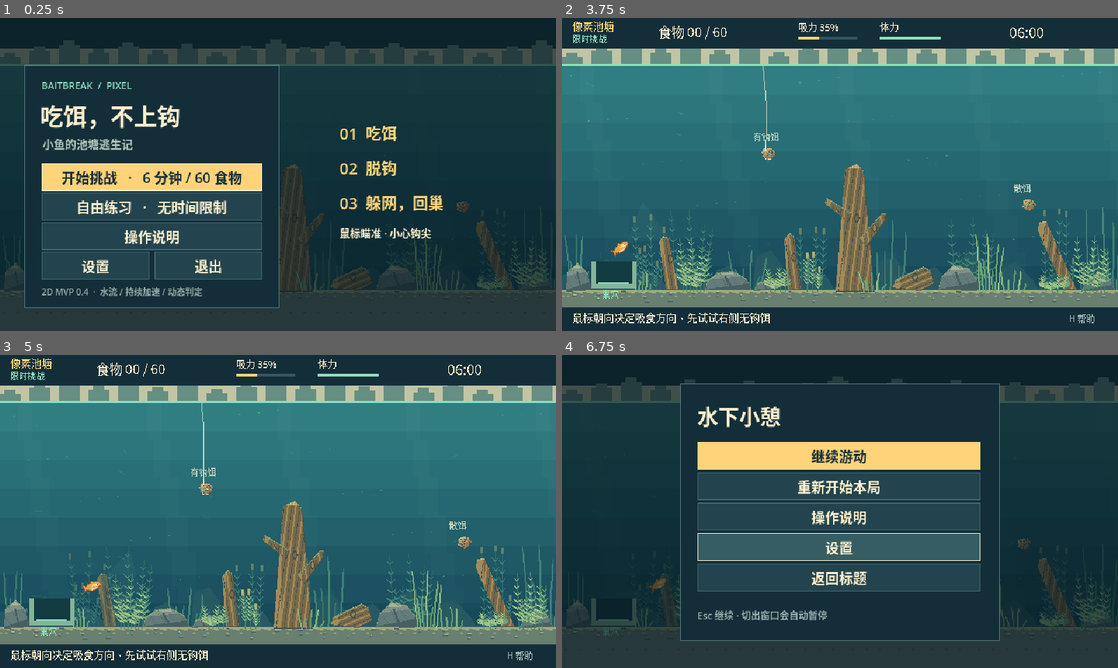
Above: before the commit, frames 1-4 (two rows, left to right).
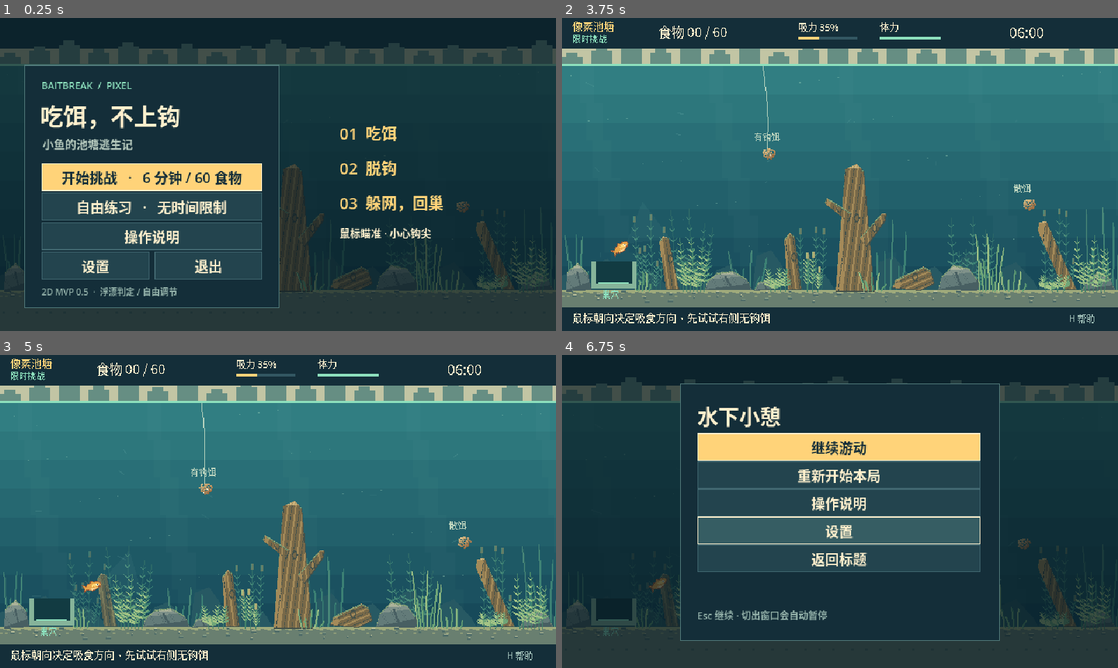
Above: after the commit, the same moments.

Repository: lljh2777-cyber/BaitbreakPixel
Game: Godot game, scene res://scenes/main.tscn
The game is run twice, just before and just after one commit, with the same random seed, the same clock (stepped at 60 frames per second) and the same inputs.
Inputs (mouse positions are in pixels of both pictures, inside the frame that each line leads up to):
- Up to frame 1 (0.25 s): no input
- Up to frame 2 (3.75 s): click "操作说明" at 0.5 s; click "明白了" at 1.25 s; click "设置" at 2 s; click "保存并返回" at 2.75 s; click "开始挑战 · 6 分钟 / 60 食物" at 3.5 s
- Up to frame 3 (5 s): tap Enter at 4.25 s; move the mouse to (400, 495) at 4.27 s; hold D (right) from 4.28 s (still down); tap E (use) at 4.35 s; click (400, 495) at 4.42 s; tap Space (wrap) at 4.55 s
- Up to frame 4 (6.75 s): release D (right) at 5 s; drag from (728, 527) to (812, 574) at 5.02 s; move the mouse to (895, 442) at 5.77 s; hold D (right) 5.78-6.5 s; tap H at 5.85 s; tap E (use) at 6.05 s; tap Space (wrap) at 6.5 s; drag from (812, 574) to (673, 464) at 6.52 s

The runs differ from the first frame. In frame 1, 0.3% of the frame differs, in the area x 15-37%, y 85-89%; in frame 2, 0.2%; in frame 3, less than 0.1%; in frame 4, 12%, in the area x 24-76%, y 24-76%.

Commit message:
recover: v0.5 from archived release
Recovered release snapshot, not an original development commit.
PCK SHA-256: b996b9e4e13439e53570c9537c925c9fe90a28419911c41d3ae930c63df34afd
See README.md and RECOVERY-MANIFEST.json for reconstruction limits.

Diff:
--- a/RECOVERY-MANIFEST.json
+++ b/RECOVERY-MANIFEST.json
@@ -1,15 +1,16 @@
 {
-  "version": "0.4",
-  "pack_sha256": "23630af4e26f05a66208a710ccdd007c356436e80961e6a798b58dfc851a5546",
+  "version": "0.5",
+  "pack_sha256": "b996b9e4e13439e53570c9537c925c9fe90a28419911c41d3ae930c63df34afd",
   "script_sha256": {
-    "scripts/menu.gd": "ba27538f46707a65379561e8f1413e1a75ea303e17901c8547f67d27efbc2659",
+    "scripts/hook_gauge.gd": "4fe42c7690fa40f42e970af97eb26915793ec166c01b06da3ea21eb1fb692593",
+    "scripts/menu.gd": "a494174221b5fe1984c9cef9d16dbfcb0dd7a72024e5b3dc9a0bb0063c6623ed",
     "scripts/pixel_art.gd": "888fc105bd231fcbd7cee637cb515d3aa254aebf23af05a6730c974f21eb5c4a",
-    "scripts/pond.gd": "fde26de4a6322752cec139f5b9a8be34184d4d0b66ac64d36a644bb8725e05ff",
+    "scripts/pond.gd": "7a126bded6c22b2b65a20ad1d51b818ee27f054b41650bf7399777f375e53157",
     "scripts/pond_layout.gd": "516f4fbbead3281ebc09e921fbebc77917c1e611a698a217a5b083f14c7678fe",
-    "scripts/pond_view.gd": "8d9006921cf4b44013c8f0e2283b3f8bb876ef8251d479f7b4574d5b06196205",
+    "scripts/pond_view.gd": "22b3b25a3b233b8f8fc235c7dad306a3d41b2d6ca31111ef492027a41d7c20be",
     "scripts/rope.gd": "2e30152e65b00f39fe25324b992afd39925acfadd80b64dce385df865d69fe42",
     "scripts/sound.gd": "a5a65eaa6ea8b54bde98e5733a198867e85b1dcbbca6640b4a98f0907656fc3e"
   },
   "decoded_texture_sha256": {},
-  "exported_resources": 12
+  "exported_resources": 13
 }
--- a/project.godot
+++ b/project.godot
@@ -11,7 +11,7 @@
 [application]
 
 config/name="吃饵，不上钩 · 像素池塘"
-config/version="0.4"
+config/version="0.5"
 run/main_scene="res://scenes/main.tscn"
 config/use_custom_user_dir=true
 config/custom_user_dir_name="BaitbreakPixel"
--- /dev/null
+++ b/scripts/hook_gauge.gd
@@ -0,0 +1,74 @@
+extends RefCounted
+
+const Art = preload("res://scripts/pixel_art.gd")
+const CENTER := Vector2(86,108)
+const START := -PI/9.0
+const SWEEP := PI*318.0/180.0
+
+# The float travels from the barb around the hook body to the eye.
+static func point(progress: float, radius: float = 49.0) -> Vector2:
+	return CENTER+Vector2.from_angle(START+clampf(progress,0,1)*SWEEP)*radius
+
+static func section(start: float, finish: float, radius: float = 49.0) -> PackedVector2Array:
+	var path := PackedVector2Array()
+	var count := maxi(2,ceili(absf(finish-start)*180))
+	for index in range(count+1): path.append(point(lerpf(start,finish,index/float(count)),radius).round())
+	return path
+
+static func metal_texture() -> Texture2D:
+	var canvas := Image.create(176,177,false,Image.FORMAT_RGBA8)
+	canvas.fill(Color.TRANSPARENT)
+	# Rasterized metal bands keep the stepped silhouette crisp at integer zoom.
+	for y in range(45,172):
+		for x in range(18,153):
+			var local := Vector2(x,y)-CENTER
+			var angle := fposmod(local.angle()-START,TAU)
+			var band := local.length()-54.0
+			if angle>SWEEP or absf(band)>8: continue
+			var color := Color("07131e")
+			if absf(band)<6:
+				color=Color("354652")
+				if band>2: color=Color("a3adb0")
+				elif band>-1: color=Color("63717d")
+				elif band>-4: color=Color("414f5e")
+				if band>3 and band<5: color=Color("e5e3d8")
+				if band < -4.5: color=Color("99a3a9")
+				if local.x>30 and local.y<10: color=color.darkened(0.18)
+			canvas.set_pixel(x,y,color)
+	# Shank and eye sit above the open end, with a broad bevel joining the body.
+	Art.paint_polygon(canvas,PackedVector2Array([Vector2(106,42),Vector2(118,42),Vector2(118,83),Vector2(107,77),Vector2(96,64),Vector2(107,54)]),Color("07131e"))
+	Art.paint_polygon(canvas,PackedVector2Array([Vector2(109,43),Vector2(115,43),Vector2(115,78),Vector2(107,72),Vector2(100,63),Vector2(110,57)]),Color("72818a"))
+	Art.paint_polygon(canvas,PackedVector2Array([Vector2(109,44),Vector2(112,44),Vector2(112,70),Vector2(103,63),Vector2(109,59)]),Color("d6d7ce"))
+	for y in range(26,51):
+		for x in range(101,125):
+			var radius := (Vector2(x-113,y-38)/Vector2(9,11)).length()
+			if radius>1.13 or radius<0.46: continue
+			var color := Color("09151f")
+			if radius<0.96 and radius>0.56: color=Color("c9ced0") if x<114 else Color("6a7782")
+			if y<32 and radius<0.93: color=Color("f3f0df")
+			canvas.set_pixel(x,y,color)
+	# Sharp point and inward-facing barb at the other end of the hook.
+	Art.paint_polygon(canvas,PackedVector2Array([Vector2(127,70),Vector2(147,94),Vector2(143,109),Vector2(123,116),Vector2(133,99)]),Color("07131e"))
+	Art.paint_polygon(canvas,PackedVector2Array([Vector2(130,76),Vector2(143,95),Vector2(140,105),Vector2(128,111),Vector2(137,98)]),Color("939b9e"))
+	Art.paint_polygon(canvas,PackedVector2Array([Vector2(130,76),Vector2(139,94),Vector2(138,101),Vector2(134,104),Vector2(136,95)]),Color("f4e8cc"))
+	return ImageTexture.create_from_image(canvas)
+
+static func bobber_texture() -> Texture2D:
+	return Art.sprite([
+		"........dd.......",
+		"........dsd......",
+		".......dwsd......",
+		".....ddddddd.....",
+		"....drrrrrrrd....",
+		"...drhwwrrrrrd...",
+		"..drrhwwrrrrrrd..",
+		"..drrrrrrrrrrrd..",
+		"..drrrrrrrrrrrd..",
+		"..drrrrrrrrrrsd..",
+		"..dwwwrrrrrsssd..",
+		"..dwwwwwwssssd..",
+		"...dwwwwwbbbdd...",
+		"....dwwbbbbdd....",
+		".....ddddddd.....",
+		".......ddd......."],
+		{"d":"081521","r":"e74035","h":"ff8263","w":"fff9e7","s":"a22b32","b":"91c3d9"})
--- a/scripts/menu.gd
+++ b/scripts/menu.gd
@@ -30,7 +30,8 @@
 	return result
 
 func open(which: String) -> void:
-	if which in ["help","settings"] and not screen in ["help","settings"]:
+	if which=="practice" and game.challenge: return
+	if which in ["help","settings","practice"] and (not visible or not screen in ["help","settings","practice"]):
 		previous = screen if visible else "pause"
 	screen = which
 	game.paused = true
@@ -56,6 +57,7 @@
 		"pause": _pause(frame)
 		"help": _help(frame)
 		"settings": _settings(frame)
+		"practice": _practice(frame)
 		"result": _result(frame)
 	if first_button: first_button.grab_focus()
 
@@ -101,7 +103,7 @@
 	button(frame,"设置",215,func(): open("settings"),false,124)
 	var quit := button(frame,"退出",215,func(): get_tree().quit(),false,124)
 	quit.position.x = 150
-	text(frame,"2D MVP 0.4  ·  水流 / 持续加速 / 动态判定",Vector2(20,253),10,Color("91afa7"))
+	text(frame,"2D MVP 0.5  ·  浮漂判定 / 自由调节",Vector2(20,253),10,Color("91afa7"))
 	text(content,"01  吃饵",Vector2(391,119),18,GOLD)
 	text(content,"02  脱钩",Vector2(391,159),18,GOLD)
 	text(content,"03  躲网，回巢",Vector2(391,199),18,GOLD)
@@ -109,11 +111,15 @@
 
 func _pause(frame: Control) -> void:
 	text(frame,"水下小憩",Vector2(20,19),24)
-	button(frame,"继续游动",67,close,true)
-	button(frame,"重新开始本局",102,func(): game.reset(game.challenge))
-	button(frame,"操作说明",137,func(): open("help"))
-	button(frame,"设置",172,func(): open("settings"))
-	button(frame,"返回标题",207,func(): open("title"))
+	button(frame,"继续游动",57,close,true)
+	button(frame,"重新开始本局",89,func(): game.reset(game.challenge))
+	var offset := 0
+	if not game.challenge:
+		button(frame,"练习调节   ·   收放线",121,func(): open("practice"))
+		offset=32
+	button(frame,"操作说明",121+offset,func(): open("help"))
+	button(frame,"设置",153+offset,func(): open("settings"))
+	button(frame,"返回标题",185+offset,func(): open("title"))
 	text(frame,"Esc 继续 · 切出窗口会自动暂停",Vector2(20,258),11,Color("91afa7"))
 
 func _help(frame: Control) -> void:
@@ -122,10 +128,10 @@
 		"WASD / 方向键 游动 · 鼠标决定朝向",
 		"左键吸食 · 滚轮调吸力 · Q 慢游",
 		"长按 Shift 加速耗体力 · 草木石可穿行",
-		"钩尖入口：白色判定区内按 E 吐钩",
-		"上钩后接触掩体：空格开始，白区再按空格",
+		"钩尖入口：浮漂到绿色判定区时按 E",
+		"上钩接触掩体：空格开始，绿区再按空格",
 		"成功自动缠一圈，再保持松线按 E 脱钩",
-		"持续拉紧 3 秒也能断线；Ctrl 不再用于升降",
+		"持续拉紧 3 秒断线 · 练习 F2 调收放线",
 		"红光提示抄网方向，离开红框避开网口",
 		"吃够食物后回左下巢穴，按 E 停留 2 秒",
 		"R 重开 · Esc 暂停 · F11 全屏 · 练习 N 试网"
@@ -153,6 +159,43 @@
 	text(frame,"画面按整数倍缩放，保留清晰像素。",Vector2(20,201),12,Color("91afa7"))
 	button(frame,"保存并返回",251,func(): game.save_profile(); open(previous),true)
 
+func _practice(frame: Control) -> void:
+	text(frame,"练习 · 收放线调节",Vector2(20,17),22)
+	text(frame,"只影响自由练习，调整后继续当前这局。",Vector2(20,52),12,Color("91afa7"))
+	var sensitivity_label := text(frame,"灵敏度 %d%%" % roundi(game.practice_line_sensitivity*100),Vector2(20,78),15,GOLD)
+	var sensitivity := HSlider.new()
+	sensitivity.name="LineSensitivity"
+	sensitivity.min_value=25
+	sensitivity.max_value=250
+	sensitivity.step=5
+	sensitivity.value=game.practice_line_sensitivity*100
+	sensitivity.position=Vector2(20,106)
+	sensitivity.size=Vector2(326,17)
+	frame.add_child(sensitivity)
+	text(frame,"越高，张力变化后响应越快。",Vector2(20,126),11,CREAM)
+	var force_label := text(frame,"力度 %d%%" % roundi(game.practice_line_force*100),Vector2(20,153),15,GOLD)
+	var force := HSlider.new()
+	force.name="LineForce"
+	force.min_value=0
+	force.max_value=250
+	force.step=10
+	force.value=game.practice_line_force*100
+	force.position=Vector2(20,181)
+	force.size=Vector2(326,17)
+	frame.add_child(force)
+	text(frame,"越高，收放线越快；0% 关闭自动收放线。",Vector2(20,201),11,CREAM)
+	sensitivity.value_changed.connect(func(value: float):
+		game.set_practice_line_tuning(value/100,game.practice_line_force)
+		sensitivity_label.text="灵敏度 %d%%" % roundi(value)
+	)
+	force.value_changed.connect(func(value: float):
+		game.set_practice_line_tuning(game.practice_line_sensitivity,value/100)
+		force_label.text="力度 %d%%" % roundi(value)
+	)
+	button(frame,"恢复默认",251,func(): sensitivity.value=100; force.value=100,false,100)
+	var back := button(frame,"保存并返回",251,func(): game.save_profile(); open(previous),true,216)
+	back.position.x=130
+
 func _result(frame: Control) -> void:
 	text(frame,"安全回巢" if game.won else "这次没能逃掉",Vector2(20,18),25,GOLD if game.won else Color("f58375"))
 	var why := "带着食物回家，池塘又安静了。"
@@ -169,8 +212,8 @@
 func _input(event: InputEvent) -> void:
 	if not visible or not event is InputEventKey or not event.pressed or event.echo: return
 	if event.physical_keycode == KEY_ESCAPE:
-		if screen in ["help","settings"]:
-			if screen == "settings": game.save_profile()
+		if screen in ["help","settings","practice"]:
+			if screen in ["settings","practice"]: game.save_profile()
 			open(previous)
 		elif screen == "pause": close()
 		get_viewport().set_input_as_handled()
--- a/scripts/pond.gd
+++ b/scripts/pond.gd
@@ -10,6 +10,8 @@
 const TARGET := 60.0
 const TIME_LIMIT := 360.0
 const SOLIDS: Array = Layout.SOLIDS
+const HOOK_SCALE := 0.70
+const BITE_RADIUS := 7.0
 
 var fish := Vector2(66, 265)
 var velocity := Vector2.ZERO
@@ -30,6 +32,8 @@
 var rope_length := 0.0
 var tension := 0.0
 var reel_speed := 0.0
+var practice_line_sensitivity := 1.0
+var practice_line_force := 1.0
 var latched := false
 var high_age := 0.0
 var low_age := 0.0
@@ -120,7 +124,7 @@
 	for argument in OS.get_cmdline_user_args():
 		if argument.begins_with("--capture-") and not argument.begins_with("--capture-output="):
 			capture_mode = argument.trim_prefix("--capture-")
-	print("PIXEL_READY | side-view | 640x360 | v0.4")
+	print("PIXEL_READY | side-view | 640x360 | v0.5")
 
 func _register_inputs() -> void:
 	var mapping := {"left":[KEY_A, KEY_LEFT], "right":[KEY_D, KEY_RIGHT], "up":[KEY_W, KEY_UP], "down":[KEY_S, KEY_DOWN], "dash":[KEY_SHIFT], "use":[KEY_E], "slow":[KEY_Q], "wrap":[KEY_SPACE]}
@@ -139,6 +143,7 @@
 		fullscreen = bool(file.get_value("settings", "fullscreen", false))
 		best_score = maxf(0, float(file.get_value("record", "best", 0)))
 		wins = maxi(0, int(file.get_value("record", "wins", 0)))
+		set_practice_line_tuning(float(file.get_value("practice", "line_sensitivity", 1.0)),float(file.get_value("practice", "line_force", 1.0)))
 
 func save_profile() -> void:
 	var file := ConfigFile.new()
@@ -146,7 +151,17 @@
 	file.set_value("settings", "fullscreen", fullscreen)
 	file.set_value("record", "best", best_score)
 	file.set_value("record", "wins", wins)
+	file.set_value("practice", "line_sensitivity", practice_line_sensitivity)
+	file.set_value("practice", "line_force", practice_line_force)
 	save_error = file.save(save_path)
+
+func set_practice_line_tuning(sensitivity: float, force: float) -> void:
+	practice_line_sensitivity = clampf(sensitivity,0.25,2.5) if is_finite(sensitivity) else 1.0
+	practice_line_force = clampf(force,0,2.5) if is_finite(force) else 1.0
+	reel_speed = 0
+
+func line_tuning() -> Vector2:
+	return Vector2.ONE if challenge else Vector2(practice_line_sensitivity,practice_line_force)
 
 func apply_settings() -> void:
 	AudioServer.set_bus_mute(0, volume <= 0.001)
@@ -241,7 +256,7 @@
 	return mouth() if bound_bait == index and hooked != HookState.FREE else Vector2(baits[index].pos) + Vector2(2, 1).rotated(baits[index].angle)
 
 func hook_point(index: int, local: Vector2) -> Vector2:
-	return _tip(index)+local.rotated(baits[index].angle)
+	return _tip(index)+(local*HOOK_SCALE).rotated(baits[index].angle)
 
 func water_offset(point: Vector2) -> Vector2:
 	return Vector2(sin(elapsed*0.75+point.y*0.007)*5+sin(elapsed*1.25+point.x*0.005),sin(elapsed*0.95+point.x*0.008)*2.5)*water_strength
@@ -307,7 +322,7 @@
 	qte = kind
 	qte_age = 0
 	qte_zone = rng.randf_range(0.57,0.65)
-	qte_origin = Vector2(468,92) if fish.x<320 else Vector2(12,92)
+	qte_origin = Vector2(452,83) if fish.x<320 else Vector2(12,83)
 	qte_result_age = 0
 
 func _finish_qte_visual(good: bool, message: String = "") -> void:
@@ -449,13 +464,13 @@
 		var target: Vector2 = bait.home + water_offset(bait.home)
 		bait.angle = sin(elapsed*0.75+bait.home.y*0.007)*0.16*water_strength
 		if bait.hook and not bait.removed and bound_bait != index and sucking:
-			var gain := strength(_tip(index)) * power * power
-			target += (mouth() - target).normalized() * gain * 16
-		bait.pos = Vector2(bait.pos).move_toward(target, delta * 28)
+			var gain := strength(_tip(index)) * power
+			target = target.move_toward(mouth(),gain*26)
+		bait.pos = Vector2(bait.pos).move_toward(target, delta * 44)
 		if bait.hook and not bait.removed and hooked == HookState.FREE and hook_cooldown <= 0 and not net_blocks_hooks():
 			var relative := _tip(index) - mouth() - aim * 3
 			var before := old_tip - old_mouth - aim * 3
-			if _segment_distance(before, relative, Vector2.ZERO) < 5:
+			if _segment_distance(before, relative, Vector2.ZERO) < BITE_RADIUS:
 				_enter_hook(index)
 				sucking = false
 	var layer := 3
@@ -546,9 +561,10 @@
 	var available := fish_line_length if latched else rope_length
 	var raw_tension := base+(length_now-available)/32
 	var error := raw_tension-0.50
-	var desired_speed := clampf(error*36,-12,16) if absf(error)>0.06 else 0.0
+	var tuning := line_tuning()
+	var desired_speed := clampf(error*36*tuning.x,-12*tuning.y,16*tuning.y) if absf(error)>0.06 else 0.0
 	# Responsive spool, with finite speed. A coil slows transmission to the fish end.
-	reel_speed = move_toward(reel_speed,desired_speed,delta*60)
+	reel_speed = move_toward(reel_speed,desired_speed,delta*60*tuning.x*maxf(1,tuning.y)) if tuning.y>0 else 0.0
 	if animating:
 		reel_speed = 0
 	else:
@@ -729,14 +745,14 @@
 	print("PIXEL_RESULT | success=", success, " | score=", score, " | seconds=", clock, " | reason=", why)
 
 func hint() -> String:
-	if hooked == HookState.MOUTH: return "暂时不能移动 · 白区内按 E 吐钩"
+	if hooked == HookState.MOUTH: return "暂时不能移动 · 浮漂进入绿区时按 E"
 	if hooked == HookState.HOOKED:
-		if qte=="wrap": return "缠线判定 · 白区内再按一次空格"
+		if qte=="wrap": return "缠线判定 · 浮漂进入绿区时按空格"
 		if winding(): return "正在自动缠绕一圈……"
-		if qte == "slack": return "保持松线，同时在白区按 E"
+		if qte == "slack": return "保持松线，同时在绿区按 E"
 		if contact_target>=0 and wrap_retry<=0: return "接触%s · 按空格开始缠线判定" % targets[contact_target].name
 		if high_age > 0: return "持续拉紧 %.1f / 3.0 秒可断线" % high_age
-		if latched: return "已缠线 · 靠近线圈保持低张力，圆环白区按 E"
+		if latched: return "已缠线 · 靠近线圈保持低张力，浮漂到绿区按 E"
 		return "游入水草、木枝或石头 · 空格缠线；也可持续拉紧断线"
 	if net_state == "prepare": return "钓鱼者正收竿，准备抄网……"
 	if net_state in ["warning", "sweep"]: return "红光是抄网来向 · 游离红框，或升降躲避"
@@ -755,6 +771,8 @@
 		match event.physical_keycode:
 			KEY_ESCAPE: paused = true; menu.open("pause")
 			KEY_H: paused = true; menu.open("help")
+			KEY_F2:
+				if not challenge: menu.open("practice")
 			KEY_R: reset(challenge)
 			KEY_N:
 				if not challenge: request_net()
--- a/scripts/pond_view.gd
+++ b/scripts/pond_view.gd
@@ -2,6 +2,7 @@
 
 const Art = preload("res://scripts/pixel_art.gd")
 const Layout = preload("res://scripts/pond_layout.gd")
+const Gauge = preload("res://scripts/hook_gauge.gd")
 const INK := Color("142e39")
 const CREAM := Color("fff0cd")
 const MINT := Color("8de0bd")
@@ -9,12 +10,16 @@
 const RED := Color("f58375")
 var game: Node2D
 var fish_texture: Texture2D
+var gauge_texture: Texture2D
+var bobber_texture: Texture2D
 var font: SystemFont
 var props: Array[Dictionary] = []
 var plant_frames: Array = []
 
 func _ready() -> void:
 	fish_texture = Art.fish()
+	gauge_texture = Gauge.metal_texture()
+	bobber_texture = Gauge.bobber_texture()
 	for solid in Layout.SOLIDS: props.append(Art.prop(solid))
 	for index in Layout.PLANTS.size():
 		var frames: Array[Dictionary] = []
@@ -296,7 +301,7 @@
 	if game.menu.visible: return
 	draw_rect(Rect2(0,0,640,35), INK)
 	label_at(Vector2(12,15), "像素池塘", 12, GOLD)
-	label_at(Vector2(12,28), "限时挑战" if game.challenge else "自由练习", 10, MINT)
+	label_at(Vector2(12,28), "限时挑战" if game.challenge else "练习 · F2 调节", 10, MINT)
 	var target: float = game.TARGET if game.challenge else 18
 	label_at(Vector2(111,22), "食物 %02d / %d" % [int(game.score),int(target)], 15)
 	label_at(Vector2(272,15), "吸力 %d%%" % int(game.power*100), 11, CREAM)
@@ -334,74 +339,62 @@
 	if showing_result and not game.qte_result_good: origin.x += roundf(sin(effect*42)*(1-effect)*3)
 	var accent := MINT if kind=="slack" else GOLD
 	if showing_result: accent = MINT if game.qte_result_good else RED
-	panel(Rect2(origin,Vector2(160,185)))
-	draw_rect(Rect2(origin+Vector2(1,1),Vector2(158,2)),accent)
-	for corner in [Vector2(5,6),Vector2(152,6),Vector2(5,176),Vector2(152,176)]:
-		draw_rect(Rect2(origin+corner,Vector2(3,3)),Color(accent,0.55))
+	panel(Rect2(origin,Vector2(176,216)),Color("103e57"))
+	# Muted water ripples echo the reference without obscuring the metal and green zone.
+	for wave in range(15):
+		var base := origin+Vector2(8+posmod(wave*67,148),32+posmod(wave*29,133))
+		var points := PackedVector2Array()
+		for part in range(6): points.append((base+Vector2(part*3,sin(part*0.7+t*0.8+wave)*2)).round())
+		draw_polyline(points,Color(0.12,0.47,0.64,0.25),1)
 	var title := "吐钩判定" if kind=="entry" else ("缠线判定" if kind=="wrap" else "松线脱钩")
 	label_at(origin+Vector2(14,23),title,14,accent)
-	var center := origin+Vector2(80,87)
-	draw_circle(center,47,Color("102833"))
-	for tick in range(24):
-		var direction := Vector2.from_angle(-PI/2+tick*TAU/24)
-		draw_line((center+direction*44).round(),(center+direction*(47 if tick%3==0 else 45)).round(),Color(accent,0.30),1)
-	var path := PackedVector2Array()
-	# All decoration follows the exact normalized progress used by the skill check.
-	for index in range(121):
-		var ratio := index/120.0
-		var p: Vector2
-		if kind == "entry":
-			if ratio < 0.42: p = Vector2(54,47+ratio/0.42*53)
-			elif ratio < 0.87:
-				var angle := PI-(ratio-0.42)/0.45*PI
-				p = Vector2(78,100) + Vector2(cos(angle),sin(angle))*24
-			else: p = Vector2(102,100-(ratio-0.87)/0.13*23)
-		else: p = Vector2(80,87)+Vector2.from_angle(-PI/2+ratio*TAU)*36
-		path.append((origin+p).round())
-	draw_polyline(path,Color("091f29"),9)
-	draw_polyline(path,Color("547c80"),5)
-	draw_polyline(path,Color("284b58"),2)
-	var zone := PackedVector2Array()
-	zone.append(_track_point(path,zone_start))
-	for index in range(ceili(zone_start*120),mini(121,ceili((zone_start+0.2)*120))): zone.append(path[index])
-	zone.append(_track_point(path,zone_start+0.2))
-	draw_polyline(zone,Color(accent,0.14+0.08*sin(t*8)),11)
-	draw_polyline(zone,CREAM,5)
-	draw_polyline(zone,Color.WHITE,1)
-	for endpoint in [zone[0],zone[-1]]: draw_rect(Rect2(endpoint-Vector2.ONE,Vector2(3,3)),accent)
-	var marker := _track_point(path,progress)
+	var center := origin+Gauge.CENTER
+	draw_arc(center,69,0,TAU,48,Color(0.22,0.66,0.76,0.13),1)
+	draw_texture(gauge_texture,origin)
+	for tick in range(1,9):
+		var ratio := tick/10.0
+		draw_line((origin+Gauge.point(ratio,37)).round(),(origin+Gauge.point(ratio,43)).round(),Color("081724"),4)
+		draw_line((origin+Gauge.point(ratio,37)).round(),(origin+Gauge.point(ratio,43)).round(),Color("b5c0c1"),2)
+	var zone: PackedVector2Array = Gauge.section(zone_start,zone_start+0.2)
+	for index in zone.size(): zone[index]+=origin
+	var green := Color("63ed4d") if success_zone else Color("2fbe44")
+	draw_polyline(zone,Color("082818"),10)
+	draw_polyline(zone,Color("157432"),8)
+	draw_polyline(zone,green,5)
+	for ratio in [zone_start,zone_start+0.2]:
+		draw_line((origin+Gauge.point(ratio,43)).round(),(origin+Gauge.point(ratio,55)).round(),Color("081724"),4)
+		draw_line((origin+Gauge.point(ratio,44)).round(),(origin+Gauge.point(ratio,54)).round(),CREAM,2)
+	var marker: Vector2 = (origin+Gauge.point(progress)).round()
 	if game.qte_age>=0.4 or showing_result:
-		for trail in range(1,9):
-			var p := _track_point(path,maxf(0,progress-trail*0.013))
-			draw_rect(Rect2(p-Vector2.ONE,Vector2(3,3)),Color(accent,(1-trail/9.0)*0.55))
-		var head_color := accent if success_zone or showing_result else RED
-		draw_circle(marker,6,Color(head_color,0.2))
-		draw_colored_polygon(PackedVector2Array([marker+Vector2(0,-4),marker+Vector2(4,0),marker+Vector2(0,4),marker+Vector2(-4,0)]),head_color)
-		draw_rect(Rect2(marker-Vector2.ONE,Vector2(3,3)),CREAM)
+		for trail in range(1,6):
+			var p: Vector2 = origin+Gauge.point(maxf(0,progress-trail*0.018))
+			draw_rect(Rect2(p.round(),Vector2(2,2)),Color(CREAM,(1-trail/6.0)*0.35))
 	else:
-		draw_arc(center,49,-PI/2,-PI/2+TAU*game.qte_age/0.4,32,accent,1)
-	var key_center := center if kind!="entry" else origin+Vector2(79,69)
+		draw_arc(center,69,-PI/2,-PI/2+TAU*game.qte_age/0.4,40,Color(MINT,0.5),1)
+	draw_arc(marker+Vector2(0,3),10+sin(t*4),0,TAU,16,Color(MINT,0.25),1)
+	draw_texture(bobber_texture,marker-Vector2(8,8))
+	var key_center := center+Vector2(1,-1)
 	var key_size := Vector2(40,22) if kind=="wrap" else Vector2(24,22)
 	var key_rect := Rect2((key_center-key_size*0.5).round(),key_size)
 	draw_rect(Rect2(key_rect.position+Vector2(0,2),key_size),Color("091f29"))
-	draw_rect(key_rect,accent if success_zone else Color("254651"))
-	draw_rect(key_rect,accent,false,1)
-	label_at(key_rect.position+Vector2(8,16),"空格" if kind=="wrap" else "E",12,INK if success_zone else CREAM)
+	draw_rect(key_rect,Color("22473e") if success_zone else Color("10354a"))
+	draw_rect(key_rect,green if success_zone else Color("547c85"),false,1)
+	label_at(key_rect.position+Vector2(8,16),"空格" if kind=="wrap" else "E",12,CREAM)
 	if showing_result:
-		label_at(origin+Vector2(14,155),game.qte_result,14,accent)
-		label_at(origin+Vector2(14,173),"线圈保留 · 准备松线" if game.qte_result_good and kind=="wrap" else ("继续游动" if game.qte_result_good else "调整后可以再试"),10,CREAM)
+		label_at(origin+Vector2(14,187),game.qte_result,14,accent)
+		label_at(origin+Vector2(14,204),"线圈保留 · 准备松线" if game.qte_result_good and kind=="wrap" else ("继续游动" if game.qte_result_good else "调整后可以再试"),10,CREAM)
 		if game.qte_result_good:
-			draw_arc(center,39+effect*15,0,TAU,32,Color(accent,1-effect),2)
+			draw_arc(center,57+effect*13,0,TAU,48,Color(accent,(1-effect)*0.6),1)
 			for spark in range(10):
-				var p := center+Vector2.from_angle(spark*TAU/10)*(38+effect*22)
+				var p := center+Vector2.from_angle(spark*TAU/10)*(57+effect*15)
 				draw_rect(Rect2(p.round(),Vector2(2,2)),Color(accent,1-effect))
 	else:
-		var instruction := "指针进入白区时按键"
+		var instruction := "浮漂进入绿区时按键"
 		if game.qte_age<0.4: instruction="准备…"
 		elif success_zone: instruction="现在按空格" if kind=="wrap" else "现在按 E"
-		label_at(origin+Vector2(14,155),instruction,12,accent if success_zone else CREAM)
+		label_at(origin+Vector2(14,187),instruction,12,green if success_zone else CREAM)
 		var detail := "成功自动缠绕一圈" if kind=="wrap" else ("移动保持低张力" if kind=="slack" else "抓住机会吐出鱼钩")
-		label_at(origin+Vector2(14,173),detail,10,Color("9cbbb4"))
+		label_at(origin+Vector2(14,204),detail,10,Color("9cbbb4"))
 
 func _track_point(path: PackedVector2Array, progress: float) -> Vector2:
 	var index := clampf(progress,0,1)*(path.size()-1)
Not shown, changed: PLAY.txt
Not shown: 1 places in scenes/main.tscn that only renumber resources
Not shown, added: scripts/hook_gauge.gd.uid
Not shown, changed: scripts/menu.gd.uid
Not shown, changed: scripts/pond.gd.uid
Not shown, changed: scripts/pond_view.gd.uid
Not shown, changed: README.md
